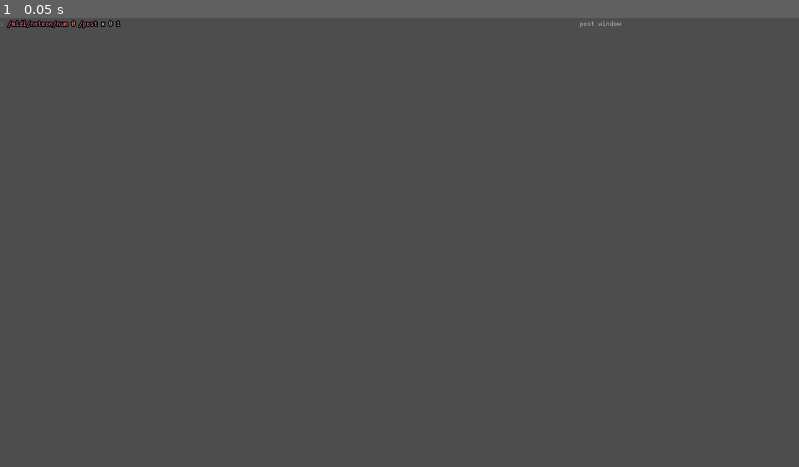
Above: before the commit, frame 1.
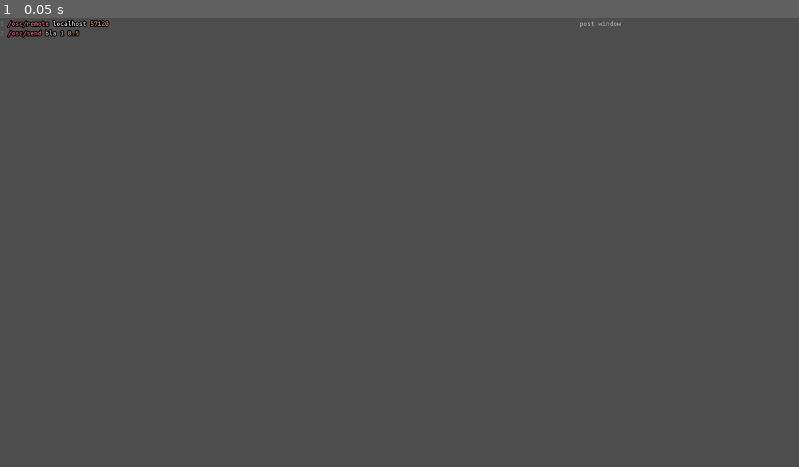
Above: after the commit, the same moment.

Repository: loopier/animatron
Game: Godot game, scene res://main.tscn
Same seed, same stepped clock (60 frames per second), same inputs: the game is played once before the commit and once after it.
Inputs:
- Up to frame 1 (0.05 s): no input

The runs differ from the first frame. In frame 1, 0.2% of the frame differs, in the area x 0-16%, y 0-5%.

Commit message:
Attempt to implement `/osc/...` - NEEDS FIX
- messages don't arrive to destination, not sure why

Diff:
--- a/CommandInterface.gd
+++ b/CommandInterface.gd
@@ -24,6 +24,7 @@
 @onready var stateMachines: Dictionary
 @onready var commandManger: Node
 @onready var midiCommands: Array
+@onready var oscSender: OscReceiver
 var animationsLibrary: SpriteFrames ## The meta node containing these frames needs to be initialized in _ready
 var assetsPath := "user://assets"
 var animationAssetsPath := assetsPath + "/animations"
@@ -75,6 +76,9 @@
 	"/def": CommandDescription.new(defineCommand, "cmdName:s [args:v] subcommands:c", "Define a custom OSC command that is …(482 unchanged characters)…
 	# post
 	"/post": CommandDescription.new(post, "msg:s", "Print MSG in the post window.", Flags.asArray(false)),
+	# osc
+	"/osc/remote": CommandDescription.new(connectOscRemote, "ip:s port:i", "Set the IP address and PORT number of a remote OSC server.", Flags.asArray(true)),
+	"/osc/send": CommandDescription.new(sendOscMsg, "msg:s", "Send an OSC message to a remote server. See `/osc/remote`.", Flags.asArray(true)),
 	# midi
 	"/midi/cc": CommandDescription.new(midiCC, "channel:i cmd:s", "Map the control value to a CMD. The last 2 CMD arguments should be MIN and MAX, in that order. Example: /midi/cc 0 /position/x target 0 1920. *WARNING: this only works with commands that accept 1 argument.*", Flags.asArray(true)),
 	"/midi/noteon/num": CommandDescription.new(midiNoteOnNum, "channel:i cmd:s", "Map the pressed note number to a CMD. Th …(204 unchanged characters)…
@@ -155,7 +159,7 @@
 
 # Called when the node enters the scene tree for the first time.
 func _ready():
-	pass
+	oscSender = OscReceiver.new()
 
 # Called every frame. 'delta' is the elapsed time since the previous frame.
 func _process(_delta):
@@ -283,6 +287,16 @@
 	args = " ".join(PackedStringArray(args)).split("\\n")
 	for arg in args:
 		Log.info(arg)
+	return Status.ok()
+
+func connectOscRemote(args: Array) -> Status:
+	oscSender.senderIP = args[0]
+	oscSender.senderPort = int(args[1])
+	return Status.ok(oscSender.senderIP, "Connecting to OSC server: %s:%s" % [oscSender.senderIP, oscSender.senderPort])
+
+func sendOscMsg(msg: Array) -> Status:
+	var target = "%s/%s" % [oscSender.senderIP, oscSender.senderPort]
+	oscSender.sendMessage(target, msg[0], msg.slice(1))
 	return Status.ok()
 
 func midiCC(args: Array) -> Status:
--- a/Main.gd
+++ b/Main.gd
@@ -2,6 +2,7 @@
 class_name Main
 
 var osc: OscReceiver
+var oscSender: OscReceiver # FIX: this is misleading.
 static var configPath := "user://config/config.ocl"
 var metanode := preload("res://meta_node.tscn")
 @onready var actors := get_node("Actors")
--- a/main.tscn
+++ b/main.tscn
@@ -40,7 +40,8 @@
 theme = ExtResource("3_fotw2")
 theme_override_colors/font_outline_color = Color(0, 0, 0, 1)
 theme_override_constants/outline_size = 10
-text = "/midi/noteon/num 0 /post x 0 1"
+text = "/osc/remote localhost 57120
+/osc/send bla 1 0.5"
 placeholder_text = "code editor"
 caret_type = 1
 syntax_highlighter = SubResource("CodeHighlighter_833ra")
--- a/osc/OscReceiver.gd
+++ b/osc/OscReceiver.gd
@@ -10,6 +10,7 @@
 
 var socketUdp := PacketPeerUDP.new()
 var senderIP: String
+var senderPort: int
 enum {OSC_ARG_TYPE_NULL, OSC_ARG_TYPE_FLOAT=102, OSC_ARG_TYPE_INT=105, OSC_ARG_TYPE_STRING=115}
 var observers: Dictionary = Dictionary()
 
